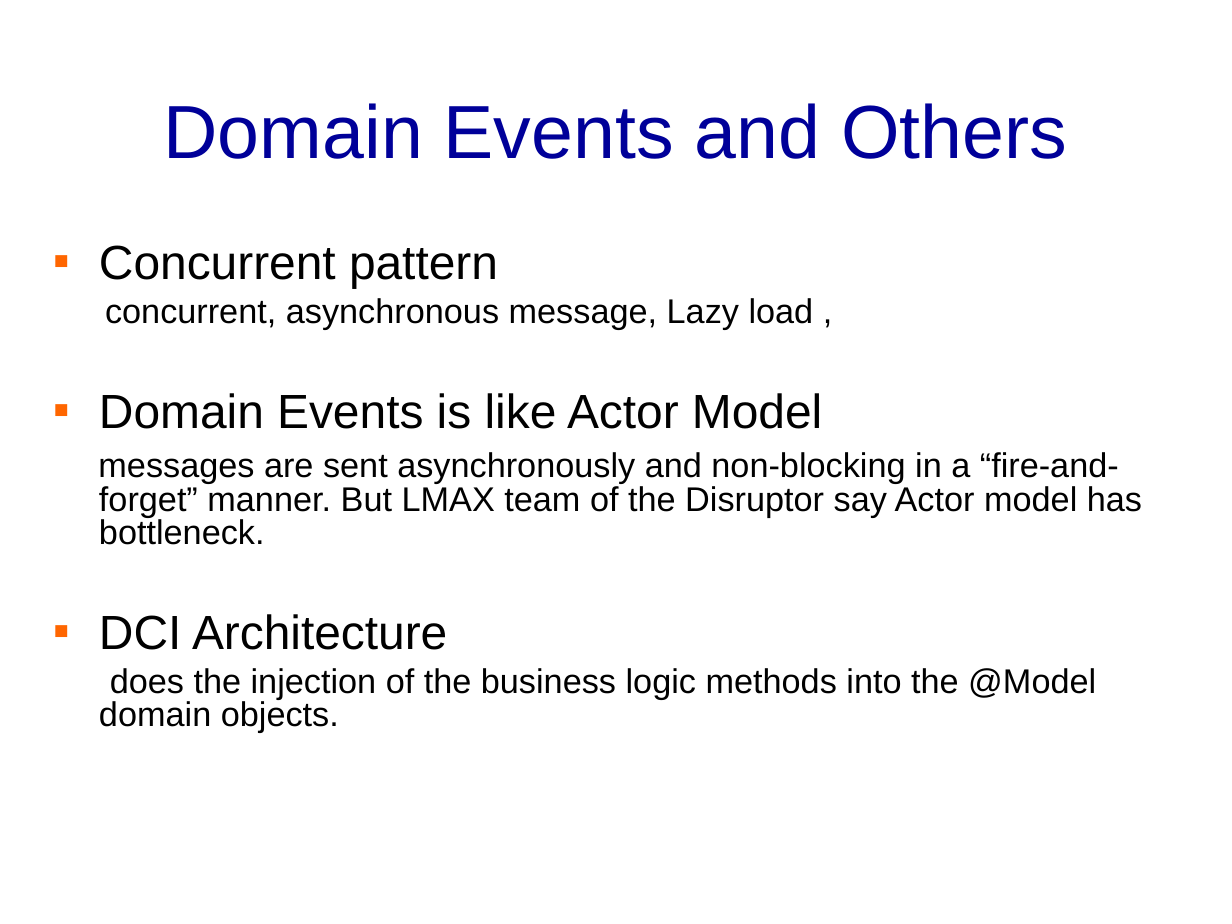
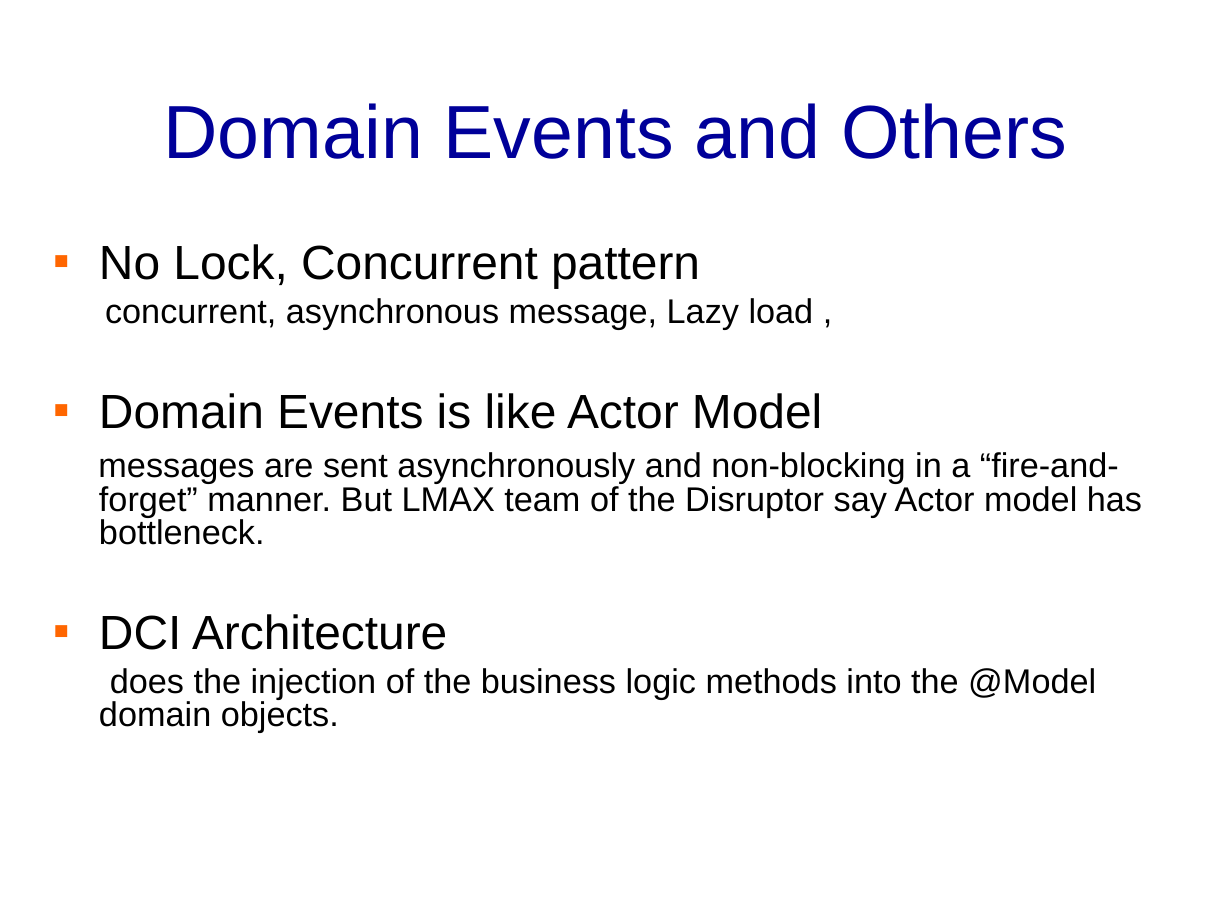
Before and after one commit to banq/jdonframework, a slide deck: slide 36 of doc/english/JdonFramework.ppt. Drawn at 1232x924 pixels with LibreOffice and Linux fonts; fonts in the diff are those of the drawing; background and template pictures are left out. Boxes give left, top, right and bottom in pixels: in the first picture for what was removed or moved away, otherwise in the second. Text is boxed around its words. In the diff, an @@ line names an element or a change of style, - is before the commit and + after.

Commit message:
no lock, so fast

```diff
--- a/doc/english/JdonFramework.ppt
+++ b/doc/english/JdonFramework.ppt
@@ text at [99,244,700,288]: text changed @@
-▪ Concurrent pattern
+▪ No Lock, Concurrent pattern
```
Also in this commit, not shown: 2 other slides changed, 1 other file.
